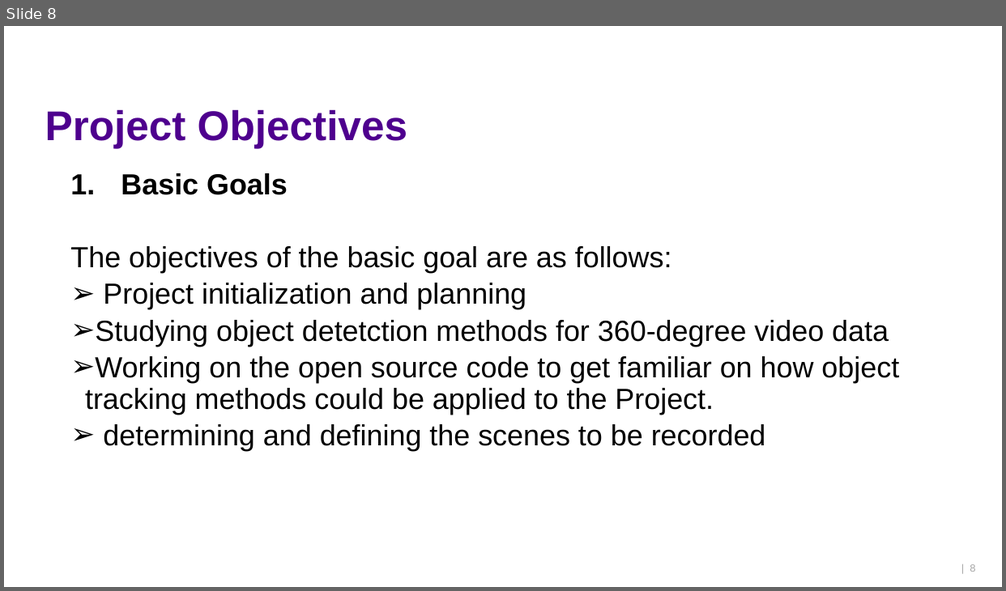
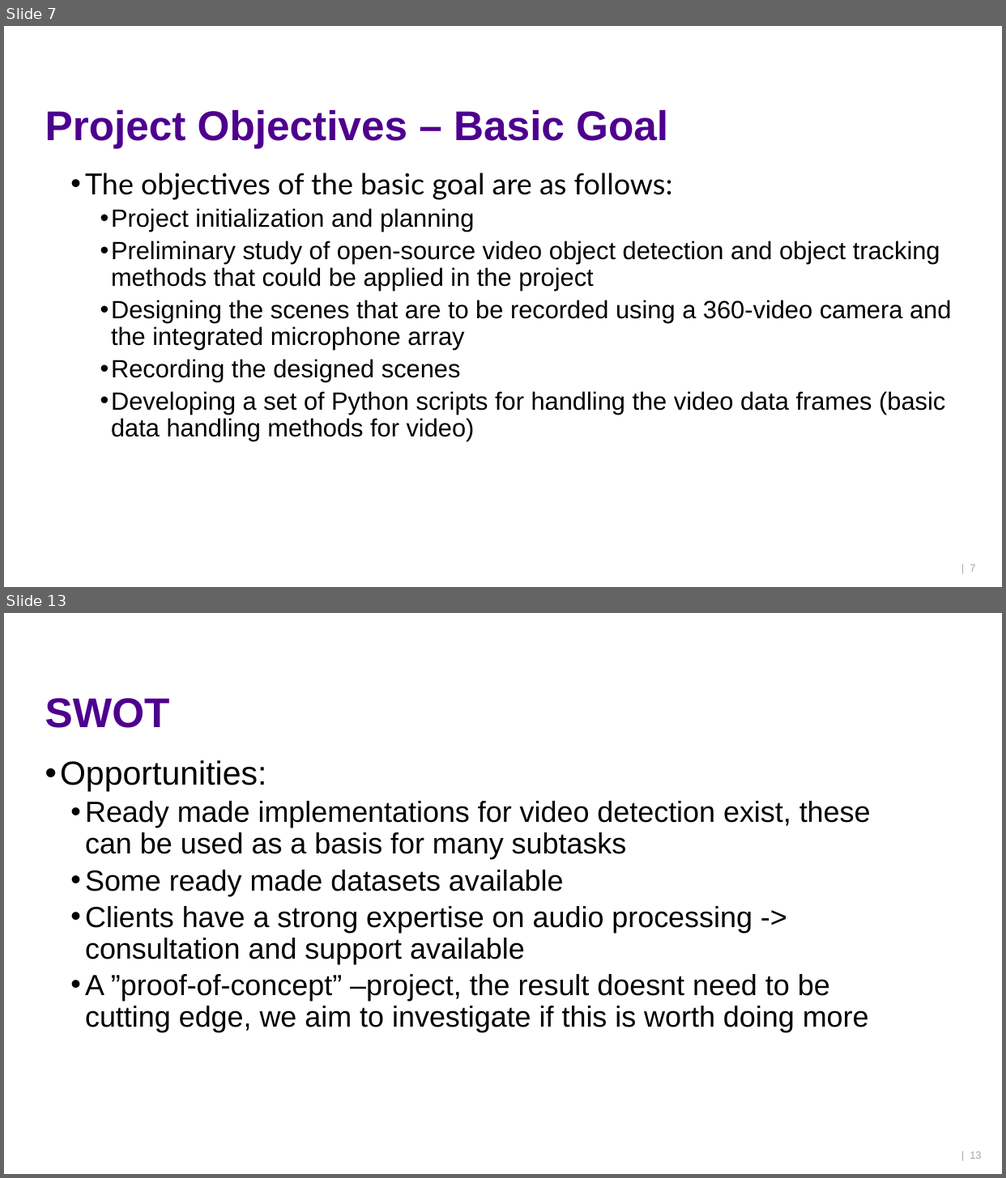
Before and after one commit to ktlhtn/AutoSTAnnot, a slide deck: Power point files/Project plan report.pptx. Shown one above the other, each under a label of ours: slide 8 before the commit, slides 7 and 13 after it; the slides between them are not shown. The pictures are 1006x591 and 1006x1178 pixels, drawn with LibreOffice and Linux fonts; fonts in the diff are those of the drawing; background and template pictures are left out. Boxes give left, top, right and bottom in pixels: in the first picture for what was removed or moved away, otherwise in the second. Text is boxed around its words. In the diff, an @@ line names an element or a change of style, - is before the commit and + after.

```diff
--- a/Power point files/Project plan report.pptx
+++ b/Power point files/Project plan report.pptx
@@ slide 13 added at <box>4,613,1002,1174</box>, background #FFFFFF @@
@@ title added at <box>45,698,170,728</box>, 40 pt, text #4E008E, bold @@
+SWOT
@@ text added at <box>60,760,871,1033</box>, 28 pt, text #000000 @@
+• Opportunities:
+  • Ready made implementations for video detection exist, these can be used as a basis for many subtasks
+  • Some ready made datasets available
+  • Clients have a strong expertise on audio processing -> consultation and support available
+  • A ”proof-of-concept” –project, the result doesnt need to be cutting edge, we aim to investigate if this is worth doing more
@@ page number added at <box>970,1152,981,1159</box>, 10 pt, text #A6A6A6 @@
+| 13
@@ what was slide 8 is now slide 7 @@
@@ slide 7 changed as well @@
@@ title at <box>45,109,668,148</box>: text changed @@
-Project Objectives
+Project Objectives – Basic Goal
@@ text at <box>85,173,673,232</box>: font Arial to Lato in "The objectives of the basic goal are ..."; size 28 to 24 pt in "Project initialization and planning"; bullet none to •; bullet ➢ to •; list level 2 to 3 in "Project initialization and planning" @@
@@ text at <box>121,173,288,195</box>: paragraph removed @@
-  1. Basic Goals
@@ text at <box>111,241,951,441</box>: text changed; size 28 to 24 pt @@
-  ➢ Studying object detetction methods for 360-degree video data
-  ➢ Working on the open source code to get familiar on how object tracking methods could be applied to the Project.
-  ➢ determining and defining the scenes to be recorded
+    • Preliminary study of open-source video object detection and object tracking methods that could be applied in the project
+    • Designing the scenes that are to be recorded using a 360-video camera and the integrated microphone array
+    • Recording the designed scenes
+    • Developing a set of Python scripts for handling the video data frames (basic data handling methods for video)
@@ page number at <box>970,565,975,572</box>: text changed @@
-| 8
+| 7
```
Also in this commit, not shown: 8 other slides changed, 7 other slides added, 1 slide removed, 2 other files.
